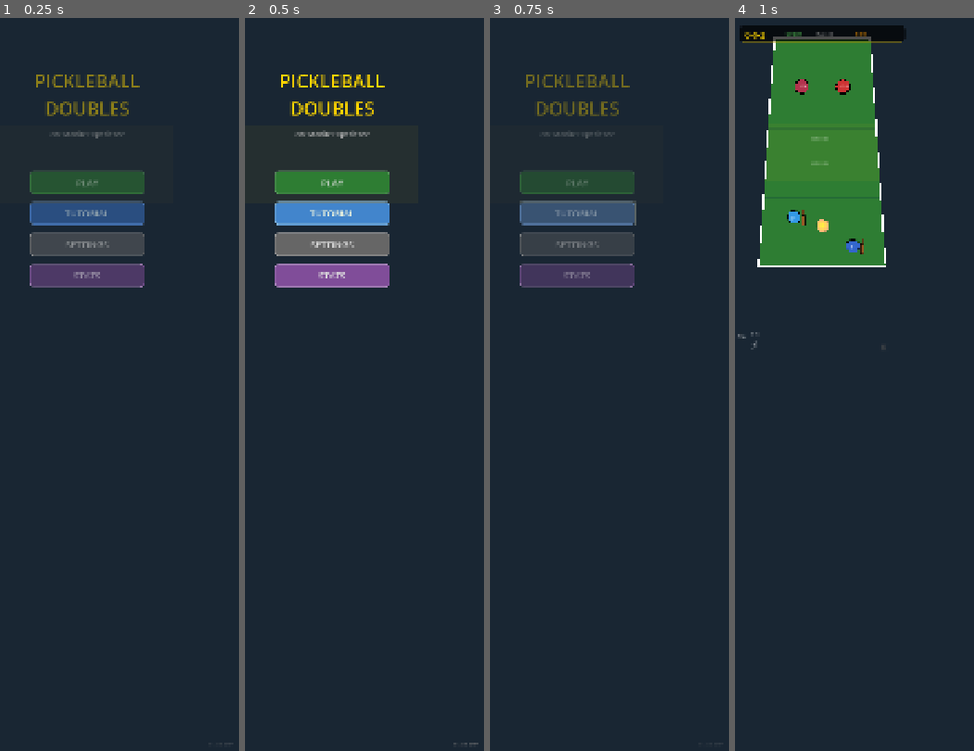
Above: before the commit, frames 1-4 (left to right).
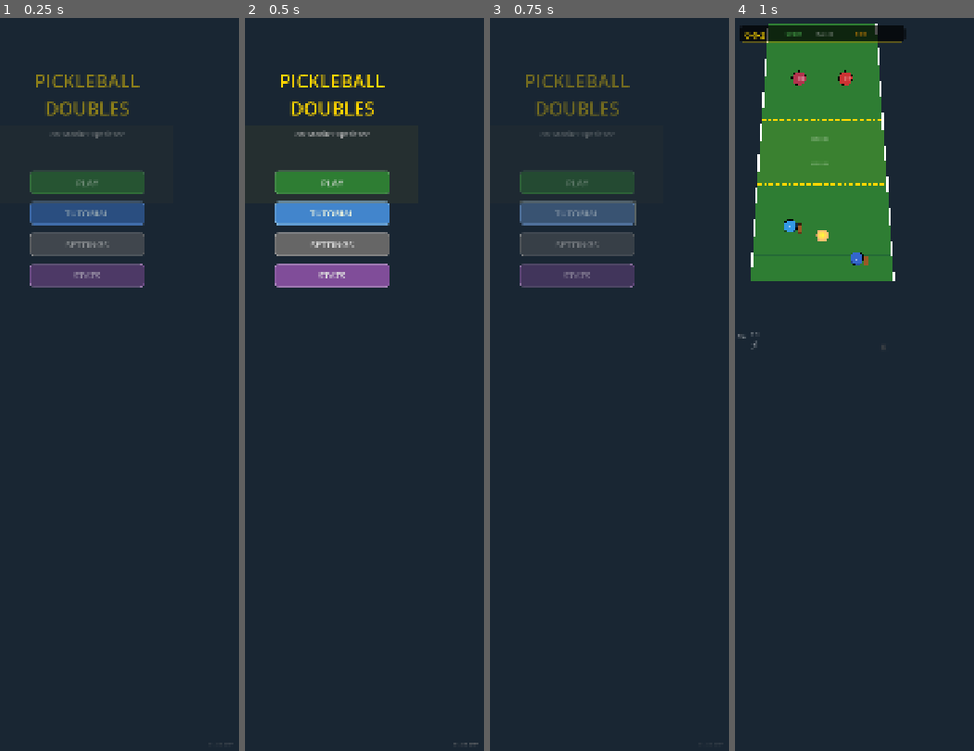
Above: after the commit, the same moments.

Repository: PranavMall/pickle-mvp-mobile
Game: Godot game, scene res://scenes/menu/MainMenu.tscn
The game is run twice, just before and just after one commit, with the same random seed, the same clock (stepped at 60 frames per second) and the same inputs.
Inputs:
- Up to frame 1 (0.25 s): no input
- Up to frame 2 (0.5 s): no input
- Up to frame 3 (0.75 s): click "TUTORIAL" at 0.5 s
- Up to frame 4 (1 s): no input

Frames 1-3 are identical in both runs. In frame 4, 5.3% of the frame differs, in the area x 6-68%, y 0-36%.

Commit message:
Fix gameplay mechanics for playable rallies and full-screen court
Key fixes:
- Improved opponent AI prediction and movement for better ball interception
- Fixed hit distance calculations to use consistent screen coordinates
- Enhanced player movement to track incoming balls proactively
- Made court fill more of the screen by adjusting scaling and offset
- Added extended swipe hit detection for more responsive gameplay
- Cleaned up debug prints for cleaner console output

Diff:
--- a/Ball/Ball.gd
+++ b/Ball/Ball.gd
@@ -42,14 +42,12 @@
 signal serve_bounced(pos, in_correct_box)
 
 func _ready() -> void:
-	print("Ball._ready() called")
-
 	await get_tree().process_frame
 
 	if not main:
 		main = get_node("/root/Main")
 		if not main:
-			print("ERROR: Cannot find Main node!")
+			push_error("Cannot find Main node!")
 			return
 
 	create_ball_textures()
@@ -75,8 +73,6 @@
 		trail_line.top_level = true
 		trail_points.clear()
 
-	print("Ball ready - waiting for player swipe!")
-
 func create_ball_textures() -> void:
 	if sprite and not sprite.texture:
 		var ball_image = Image.create(32, 32, false, Image.FORMAT_RGBA8)
@@ -159,8 +155,6 @@
 	var court_pos = screen_to_court(position)
 	var bounce_side = "player" if court_pos.y > main.NET_Y else "opponent"
 
-	print("Ball bounced at court position: ", court_pos, " Side: ", bounce_side)
-
 	# Store bounce position
 	bounce_positions.append({
 		"pos": position,
@@ -194,7 +188,6 @@
 		if court_pos.y >= main.NET_Y and court_pos.y <= main.KITCHEN_LINE_BOTTOM:
 			if main.kitchen_system:
 				main.kitchen_system.trigger_opportunity()
-				print("Kitchen opportunity triggered!")
 
 	# Track first bounce for double-bounce rule
 	if bounces == 1 and main.service_rules:
@@ -213,7 +206,6 @@
 		if (last_hit_team == "player" and bounce_side == "player") or \
 		   (last_hit_team == "opponent" and bounce_side == "opponent"):
 			main.show_message("Own Court!", court_pos.x, court_pos.y, Color(1.0, 0.26, 0.21))
-			print("FAULT: Ball bounced on own side!")
 			AudioManager.play_fault()
 			stop_ball()
 			main.fault_occurred(last_hit_team)
@@ -328,7 +320,6 @@
 			fault_team = last_hit_team if last_hit_team else "player"
 			main.show_message(fault_message, court_pos.x, court_pos.y, Color(1.0, 0.26, 0.21))
 
-		print("BALL OUT: ", fault_message, " at court position: ", court_pos)
 		AudioManager.play_fault()
 		stop_ball()
 		main.fault_occurred(fault_team)
@@ -349,8 +340,6 @@
 	return Vector2(court_x, court_y)
 
 func receive_serve(angle: float, power: float) -> void:
-	print("Ball receiving serve - Angle: ", angle, " Power: ", power)
-
 	# Mark as serve ball for validation
 	is_serve_ball = true
 	serve_has_bounced = false
@@ -384,18 +373,13 @@
 
 	trail_points.clear()
 
-	print("Serve launched with velocity: ", velocity, " Vertical: ", vertical_velocity)
-
 func receive_hit(angle: float, power: float, shot_type: String) -> void:
-	print("Ball received hit - Angle: ", angle, " Power: ", power, " Type: ", shot_type)
-
 	# Clear serve state
 	is_serve_ball = false
 
 	# IMPORTANT: Prevent hitting ball that hasn't bounced yet after serve
 	if main.service_rules and not main.service_rules.is_double_bounce_complete():
 		if main.game_state.consecutive_hits < 2 and bounces == 0:
-			print("WARNING: Must let ball bounce on serve/return!")
 			return
 
 	var base_speed: float = 220.0
@@ -437,8 +421,6 @@
 
 	trail_points.clear()
 
-	print("Ball launched with velocity: ", velocity, " Vertical: ", vertical_velocity)
-
 func receive_opponent_hit(angle: float, power: float, shot_type: String) -> void:
 	"""Handle opponent hitting the ball"""
 	is_serve_ball = false
@@ -506,8 +488,6 @@
 	var start_pos = main.court_to_screen(main.COURT_WIDTH / 2.0, main.COURT_HEIGHT - 100)
 	global_position = start_pos
 
-	print("Ball stopped - Ready for next serve")
-
 func reset_for_point() -> void:
 	"""Reset ball state for a new point"""
 	velocity = Vector2.ZERO
--- a/SwipeDetector.gd
+++ b/SwipeDetector.gd
@@ -33,24 +33,15 @@
 	print("SwipeDetector ready - Unhandled input processing enabled: ", is_processing_unhandled_input())
 
 func _input(event: InputEvent) -> void:
-	# TEST: Print ANY input event to see if we're receiving them
-	if event is InputEventMouse:
-		print("MOUSE EVENT DETECTED: ", event.get_class())
-
 	# Handle mouse input for desktop testing
 	if event is InputEventMouseButton:
-		print("Mouse button event - Button: ", event.button_index, " Pressed: ", event.pressed, " Position: ", event.position)
 		if event.button_index == MOUSE_BUTTON_LEFT:
 			if event.pressed:
-				print("LEFT MOUSE PRESSED at: ", event.position)
 				start_swipe(event.position)
 			else:
-				print("LEFT MOUSE RELEASED at: ", event.position)
 				complete_swipe()
 	elif event is InputEventMouseMotion:
-		# Only print motion when swiping to avoid spam
 		if is_swiping:
-			print("Mouse motion while swiping: ", event.position)
 			update_swipe(event.position)
 
 	# Handle touch input for mobile
@@ -79,8 +70,6 @@
 	emit_signal("swipe_started")
 	show_power_indicator()
 
-	print("Swipe started at: ", pos)
-
 func update_swipe(pos: Vector2) -> void:
 	if not is_swiping:
 		return
@@ -106,8 +95,6 @@
 	var swipe_vector = touch_current - touch_start
 	var distance = swipe_vector.length()
 
-	print("Swipe distance: ", distance)
-
 	# Check minimum swipe distance
 	if distance < MIN_SWIPE_DISTANCE:
 		cancel_swipe()
@@ -121,8 +108,6 @@
 
 	# Determine shot type
 	var shot_type = determine_shot_type(power, angle)
-
-	print("Swipe completed - Power: ", power, " Angle: ", angle, " Type: ", shot_type)
 
 	# Emit signal for game to handle
 	emit_signal("swipe_completed", angle, power, shot_type)
@@ -137,31 +122,19 @@
 	touch_current = Vector2.ZERO
 	hide_power_indicator()
 	emit_signal("swipe_cancelled")
-	print("Swipe cancelled")
 
 func can_swipe() -> bool:
 	if not main or not ball:
-		print("can_swipe: Missing references")
 		return false
-
-	# ALWAYS allow swipe during gameplay for testing
-	# We'll let the hit detection determine if it actually hits
 
 	# 1. Is it a serve situation?
 	if main.game_state.waiting_for_serve:
-		if main.game_state.can_serve:
-			print("can_swipe: Player can serve")
-			return true
-		else:
-			print("can_swipe: Waiting for partner/opponent serve")
-			return false
+		return main.game_state.can_serve
 
 	# 2. During rally, ALWAYS allow swipe (hit detection will handle if it connects)
 	if main.game_state.ball_in_play:
-		print("can_swipe: Ball in play - swipe allowed")
 		return true
 
-	print("can_swipe: No ball in play")
 	return false
 
 func determine_shot_type(power: float, angle: float) -> String:
--- a/scenes/main/Main.gd
+++ b/scenes/main/Main.gd
@@ -6,7 +6,7 @@
 # Court dimensions (from prototype)
 const COURT_WIDTH: float = 280.0
 const COURT_HEIGHT: float = 560.0
-const COURT_OFFSET_Y: float = 60.0
+const COURT_OFFSET_Y: float = 25.0  # Reduced for fuller screen coverage
 const PERSPECTIVE_SCALE: float = 0.75
 const PERSPECTIVE_ANGLE: float = 10.0
 
@@ -196,7 +196,10 @@
 func _ready() -> void:
 	screen_width = get_viewport().size.x
 	screen_height = get_viewport().size.y
-	court_scale = min(screen_width / COURT_WIDTH, screen_height / (COURT_HEIGHT + COURT_OFFSET_Y * 2))
+	# Use a larger scale to fill more of the screen - prioritize height for portrait mode
+	var width_scale = screen_width / COURT_WIDTH
+	var height_scale = screen_height / (COURT_HEIGHT + COURT_OFFSET_Y * 0.5)  # Reduced offset for fuller screen
+	court_scale = min(width_scale, height_scale) * 0.95  # Fill 95% of available space
 
 	print("=== PICKLEBALL DOUBLES MVP ===")
 	print("Screen: %dx%d, Court scale: %.2f" % [int(screen_width), int(screen_height), court_scale])
@@ -433,8 +436,28 @@
 	# Hit during rally
 	if game_state.ball_in_play:
 		var ball = get_node_or_null("Ball")
-		if ball and player_data.can_hit:
+		if not ball:
+			return
+
+		# Check if player or partner can hit
+		if player_data.can_hit:
 			attempt_player_hit(ball, angle, power, shot_type)
+		elif partner_data.can_hit and ball.last_hit_team == "opponent":
+			# Let partner AI handle it if they're in position
+			pass
+		else:
+			# Even if not perfectly in range, try to hit if reasonably close
+			var ball_court_pos = ball.screen_to_court(ball.global_position) if ball.has_method("screen_to_court") else Vector2.ZERO
+			var player_screen_pos = court_to_screen(player_data.court_x, player_data.court_y)
+			var screen_dist = player_screen_pos.distance_to(ball.global_position)
+
+			# Allow hit if within extended range and ball is on our side and from opponent
+			var extended_hit_dist = HIT_DISTANCE * 2.0  # 160 pixels for swipe leniency
+			if screen_dist < extended_hit_dist and \
+			   ball_court_pos.y > NET_Y - 30 and \
+			   ball.in_flight and \
+			   ball.last_hit_team == "opponent":
+				attempt_player_hit(ball, angle, power, shot_type)
 
 # =================== SERVING ===================
 func player_serve_with_swipe(angle: float, power: float) -> void:
@@ -603,18 +626,27 @@
 func update_player_position(data: Dictionary, ball: Node2D, ball_court_pos: Vector2, delta: float, is_player: bool) -> void:
 	"""Update a player's court position"""
 	var ball_on_our_side = ball_court_pos.y > NET_Y
+	var ball_coming_to_us = ball.velocity.y > 0  # Positive Y means moving toward player side
 	var speed = (PLAYER_SPEED if is_player else PARTNER_SPEED) * delta
 
 	if game_state.kitchen_mastery and is_player:
 		speed *= 1.3
 
-	if ball_on_our_side and should_cover_ball(data, ball_court_pos):
-		var time_to_reach = calculate_time_to_reach(data, ball_court_pos, ball)
-		var predicted_x = ball_court_pos.x + ball.velocity.x * time_to_reach * 0.0005
-		var predicted_y = ball_court_pos.y + ball.velocity.y * time_to_reach * 0.0005
-
-		predicted_x = clamp(predicted_x, 20, COURT_WIDTH - 20)
-		predicted_y = clamp(predicted_y, NET_Y + 10, BASELINE_BOTTOM - 10)
+	# Move to intercept when ball is on our side OR coming to us
+	var should_intercept = ball_on_our_side or (ball_coming_to_us and ball.last_hit_team == "opponent")
+
+	if should_intercept and should_cover_ball(data, ball_court_pos):
+		# Better prediction using ball trajectory
+		var time_to_land = 0.0
+		if ball.vertical_velocity != 0:
+			time_to_land = (ball.height + ball.vertical_velocity / GRAVITY) / 50.0
+		time_to_land = max(time_to_land, 0.3)
+
+		var predicted_x = ball_court_pos.x + ball.velocity.x * time_to_land * 0.004
+		var predicted_y = ball_court_pos.y + ball.velocity.y * time_to_land * 0.004
+
+		predicted_x = clamp(predicted_x, 30, COURT_WIDTH - 30)
+		predicted_y = clamp(predicted_y, NET_Y + 20, BASELINE_BOTTOM - 20)
 
 		if is_player and kitchen_system and kitchen_system.current_state == 2:
 			data.target_court_y = clamp(predicted_y, NET_Y + 10, KITCHEN_LINE_BOTTOM - 5)
@@ -671,10 +703,13 @@
 	var screen_dist = character.global_position.distance_to(ball.global_position)
 	var time_since_hit = Time.get_ticks_msec() - data.last_hit_time
 
-	data.can_hit = screen_dist < HIT_DISTANCE and \
-				   ball.height < 40 and \
-				   ball.height > 0 and \
-				   ball_court_pos.y > NET_Y - 10 and \
+	# More lenient hit detection for better gameplay
+	var hit_dist = HIT_DISTANCE * 1.3  # Slightly larger hit zone (104 pixels)
+
+	data.can_hit = screen_dist < hit_dist and \
+				   ball.height < 50 and \
+				   ball.height >= 0 and \
+				   ball_court_pos.y > NET_Y - 20 and \
 				   ball.in_flight and \
 				   time_since_hit > HIT_COOLDOWN * 1000 and \
 				   ball.last_hit_team == "opponent"
@@ -708,25 +743,40 @@
 	"""Update opponent AI movement and hitting"""
 	var ball_court_pos = ball.screen_to_court(ball.global_position) if ball.has_method("screen_to_court") else Vector2.ZERO
 	var ball_on_their_side = ball_court_pos.y < NET_Y
+	var ball_coming_to_them = ball.velocity.y < 0  # Negative Y means moving toward opponent side
 
 	for opp_data in [opponent1_data, opponent2_data]:
-		if ball_on_their_side:
-			# Move to intercept
-			var predicted_x = ball_court_pos.x + ball.velocity.x * 0.001
-			predicted_x = clamp(predicted_x, 20, COURT_WIDTH - 20)
-
-			if should_opponent_cover(opp_data, ball_court_pos):
+		# Opponents should move to intercept when ball is coming to them OR on their side
+		if ball_on_their_side or (ball_coming_to_them and ball.last_hit_team == "player"):
+			# Calculate where ball will land based on trajectory
+			var time_to_land = 0.0
+			if ball.vertical_velocity != 0:
+				# Estimate time for ball to reach ground (simplified)
+				time_to_land = (ball.height + ball.vertical_velocity / GRAVITY) / 50.0
+			time_to_land = max(time_to_land, 0.3)  # At least 0.3 seconds prediction
+
+			# Predict ball landing position
+			var predicted_x = ball_court_pos.x + ball.velocity.x * time_to_land * 0.005
+			var predicted_y = ball_court_pos.y + ball.velocity.y * time_to_land * 0.005
+
+			predicted_x = clamp(predicted_x, 30, COURT_WIDTH - 30)
+			predicted_y = clamp(predicted_y, BASELINE_TOP + 30, KITCHEN_LINE_TOP + 30)
+
+			if should_opponent_cover(opp_data, Vector2(predicted_x, predicted_y)):
 				opp_data.target_court_x = predicted_x
-				opp_data.target_court_y = clamp(ball_court_pos.y - 15, BASELINE_TOP + 20, KITCHEN_LINE_TOP - 10)
+				# Move forward to intercept, stay behind kitchen line
+				opp_data.target_court_y = clamp(predicted_y + 10, BASELINE_TOP + 30, KITCHEN_LINE_TOP - 5)
 			else:
+				# Move to cover position
 				opp_data.target_court_x = opp_data.default_x
-				opp_data.target_court_y = opp_data.default_y
+				opp_data.target_court_y = min(predicted_y + 30, KITCHEN_LINE_TOP - 5)
 		else:
+			# Return to default position when ball is on player's side
 			opp_data.target_court_x = opp_data.default_x
 			opp_data.target_court_y = opp_data.default_y
 
-		# Move opponent
-		var speed = OPPONENT_SPEED * delta
+		# Move opponent with increased speed
+		var speed = OPPONENT_SPEED * 1.3 * delta  # 30% faster for better interception
 		var dx = opp_data.target_court_x - opp_data.court_x
 		var dy = opp_data.target_court_y - opp_data.court_y
 		var dist = sqrt(dx*dx + dy*dy)
@@ -738,6 +788,7 @@
 			opp_data.court_x = opp_data.target_court_x
 			opp_data.court_y = opp_data.target_court_y
 
+		# Keep opponents behind kitchen line
 		opp_data.court_y = min(opp_data.court_y, KITCHEN_LINE_TOP - 5)
 
 		# Check hit opportunity
@@ -752,15 +803,19 @@
 
 func check_opponent_hit(opp_data: Dictionary, ball: Node2D, ball_court_pos: Vector2, delta: float) -> void:
 	"""Check and execute opponent hit"""
-	var dx = ball_court_pos.x - opp_data.court_x
-	var dy = ball_court_pos.y - opp_data.court_y
-	var dist = sqrt(dx*dx + dy*dy)
+	# Use screen distance for consistency with player hit detection
+	var opp_screen_pos = court_to_screen(opp_data.court_x, opp_data.court_y)
+	var screen_dist = opp_screen_pos.distance_to(ball.global_position)
 	var time_since_hit = Time.get_ticks_msec() - opp_data.last_hit_time
 
+	# More lenient hit distance for opponents to ensure they can return
+	var hit_dist = HIT_DISTANCE * 1.5  # 120 pixels for more reliable returns
+
 	# Check if opponent can hit (ball is close enough, on their side, bounced, from player)
-	opp_data.can_hit = dist < HIT_DISTANCE and \
-					   ball.height < 50 and \
-					   ball_court_pos.y < NET_Y and \
+	opp_data.can_hit = screen_dist < hit_dist and \
+					   ball.height < 60 and \
+					   ball.height >= 0 and \
+					   ball_court_pos.y < NET_Y + 20 and \
 					   ball.in_flight and \
 					   time_since_hit > HIT_COOLDOWN * 1000 and \
 					   ball.bounces > 0 and \
